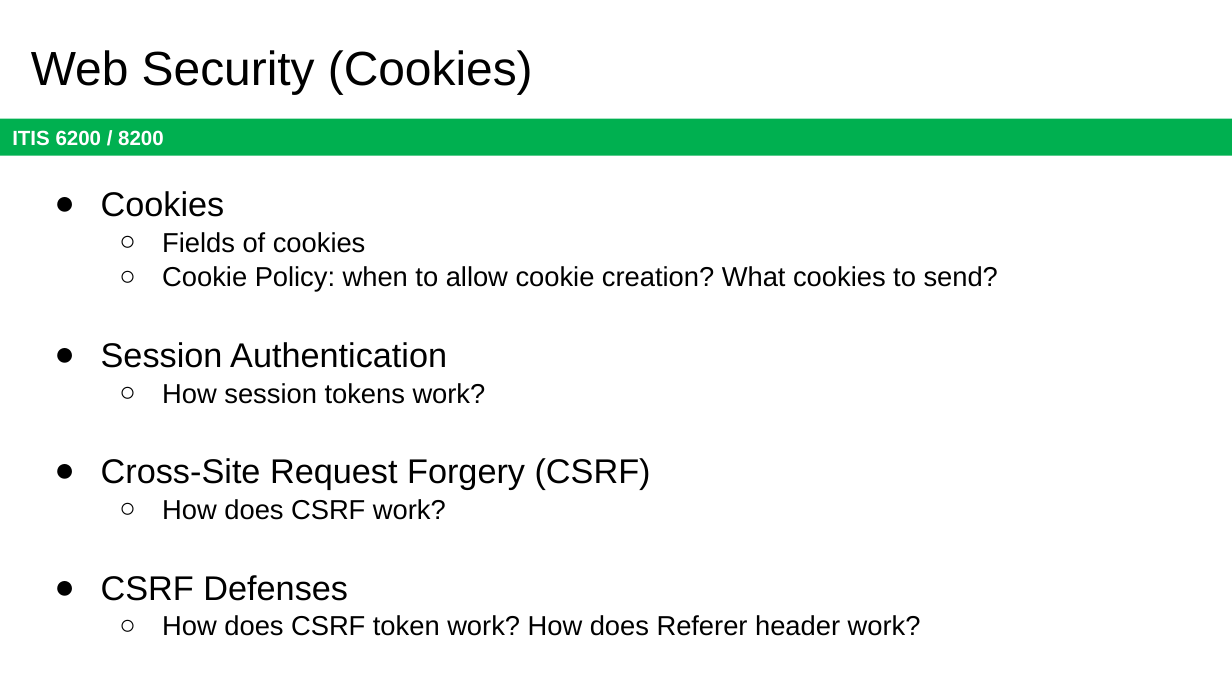
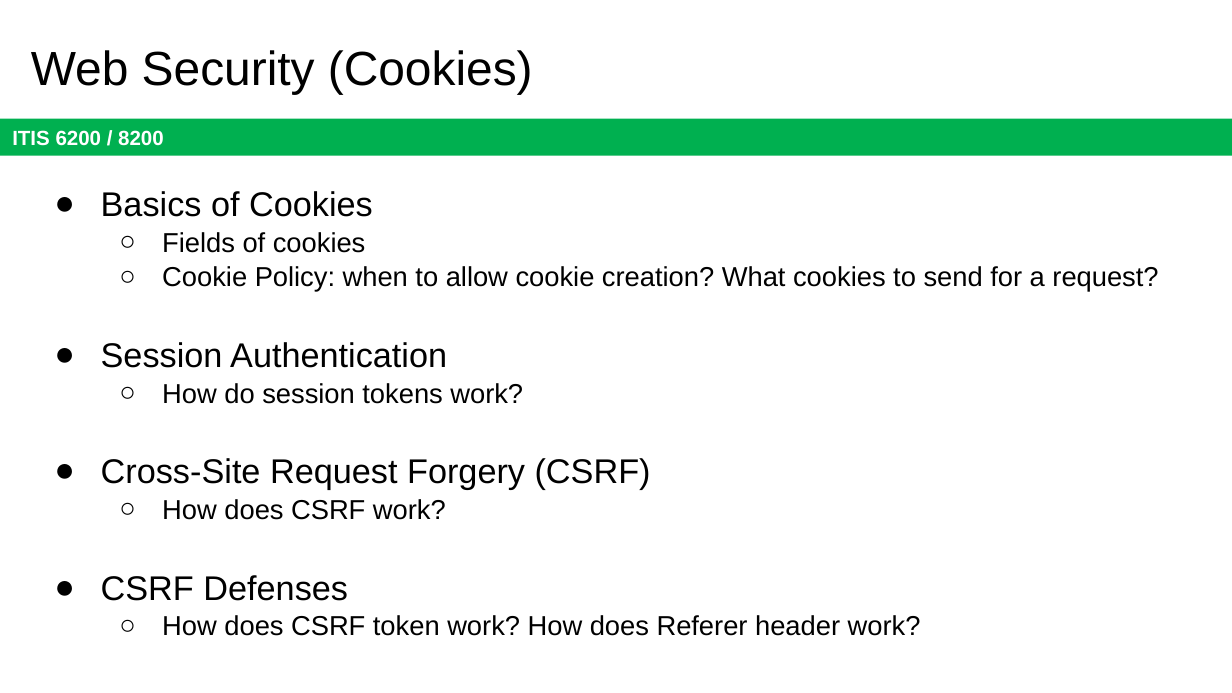
Before and after one commit to jx5c/github.io, a slide deck: slide 17 of teaching/ITIS6200/2023fa/lectures/final.review.pptx. Drawn at 1232x693 pixels with LibreOffice and Linux fonts; fonts in the diff are those of the drawing. Boxes give left, top, right and bottom in pixels: in the first picture for what was removed or moved away, otherwise in the second. Text is boxed around its words. In the diff, an @@ line names an element or a change of style, - is before the commit and + after.

```diff
--- a/teaching/ITIS6200/2023fa/lectures/final.review.pptx
+++ b/teaching/ITIS6200/2023fa/lectures/final.review.pptx
@@ text at [101, 191, 373, 217]: text changed @@
-● Cookies
+● Basics of Cookies
@@ text at [162, 266, 1158, 292]: text changed @@
-  ○ Cookie Policy: when to allow cookie creation? What cookies to send?
+  ○ Cookie Policy: when to allow cookie creation? What cookies to send for a request?
@@ text at [162, 383, 523, 404]: text changed @@
-  ○ How session tokens work?
+  ○ How do session tokens work?
```
Also in this commit, not shown: 10 other slides changed, 1 slide added, 1 slide removed, 2 other files.
